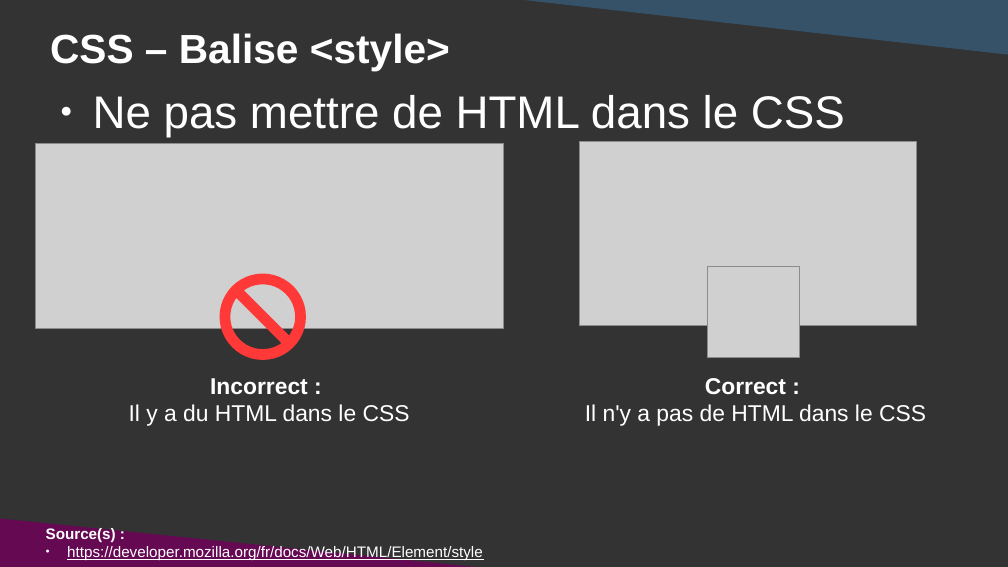
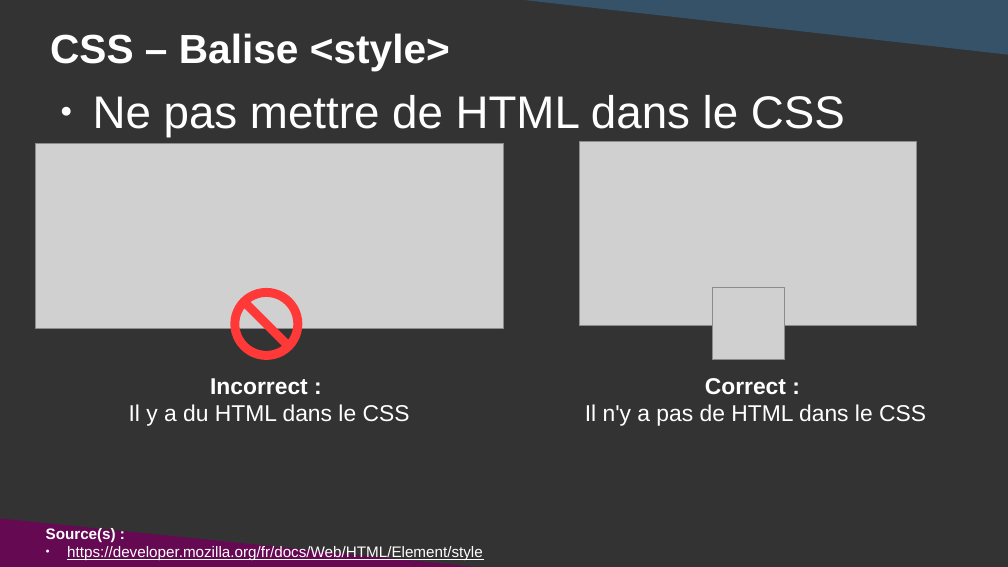
Before and after one commit to DanYellow/cours, a slide deck: slide 23 of integration-web-s1/travaux-pratiques/numero-3/presentation.odp. Drawn at 1008x567 pixels with LibreOffice and Linux fonts; fonts in the diff are those of the drawing; grey boxes stand for pictures. Boxes give left, top, right and bottom in pixels: in the first picture for what was removed or moved away, otherwise in the second. Text is boxed around its words. In the diff, an @@ line names an element or a change of style, - is before the commit and + after.

```diff
--- a/integration-web-s1/travaux-pratiques/numero-3/presentation.odp
+++ b/integration-web-s1/travaux-pratiques/numero-3/presentation.odp
@@ no-entry sign resized from (x1=220, y1=273, x2=306, y2=359) to (x1=231, y1=288, x2=303, y2=360) @@
@@ picture resized from (x1=708, y1=266, x2=799, y2=358) to (x1=713, y1=288, x2=786, y2=360) @@
```
Also in this commit, not shown: 9 other slides changed, 1 slide added, 1 slide removed, 1 other file.
